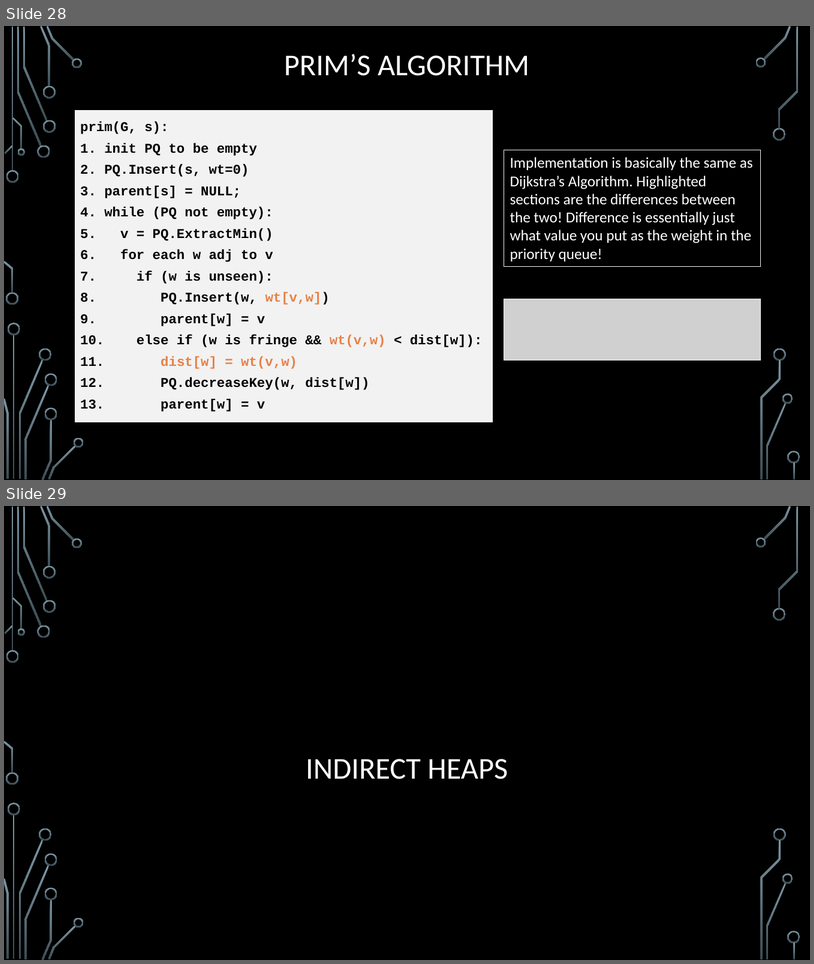
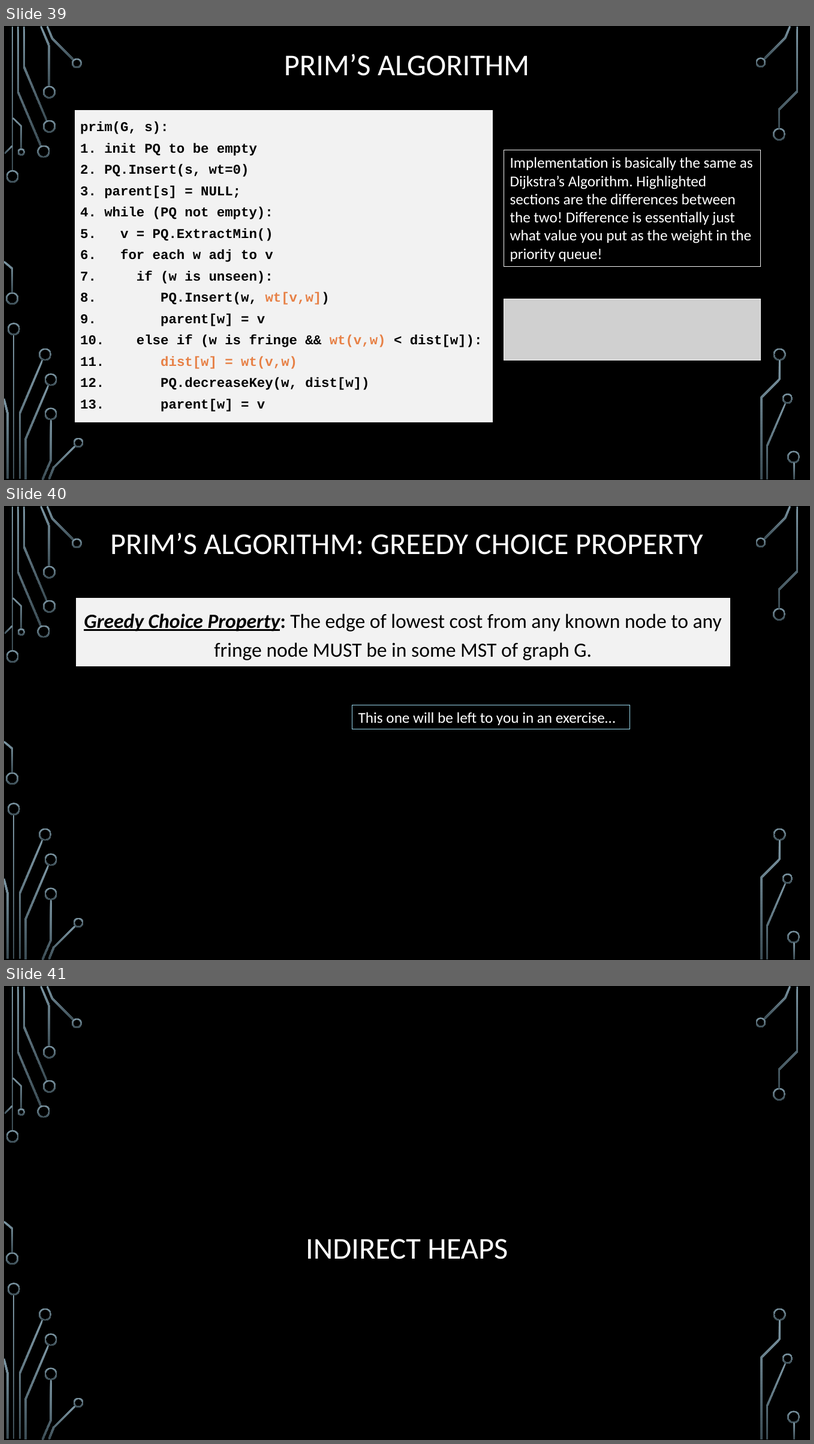
Before and after one commit to markfloryan/dsa2, a slide deck: slides/03-2-DijkstraAndPrim.pptx. Shown one above the other, each under a label of ours: slides 28 and 29 before the commit, slides 39, 40 and 41 after it. The pictures are 814x964 and 814x1444 pixels, drawn with LibreOffice and Linux fonts; fonts in the diff are those of the drawing; grey boxes stand for pictures; background and template pictures are left out. Boxes give left, top, right and bottom in pixels: in the first picture for what was removed or moved away, otherwise in the second. Text is boxed around its words. In the diff, an @@ line names an element or a change of style, - is before the commit and + after.

```diff
--- a/slides/03-2-DijkstraAndPrim.pptx
+++ b/slides/03-2-DijkstraAndPrim.pptx
@@ slide 40 added at box(4, 506, 810, 960), background picture (left out); not listed: 36 template elements that a slide beside it also shows @@
@@ title added at box(110, 532, 704, 555), 36 pt, text #FFFFFF @@
+PRIM’S ALGORITHM: GREEDY CHOICE PROPERTY
@@ rectangle added at box(75, 597, 731, 666), fill #F2F2F2, outline #000000 0.75 pt, 24 pt, text #000000 @@
+Greedy Choice Property: The edge of lowest cost from any known node to any fringe node MUST be in some MST of graph G.
@@ rectangle added at box(353, 705, 630, 729), outline #98D7EC 0.75 pt, 18 pt, text #FFFFFF @@
+This one will be left to you in an exercise…
@@ what was slide 28 is now slide 39 @@
@@ what was slide 29 is now slide 41 @@
```
Also in this commit, not shown: 8 slides changed, 11 other slides added, 1 other file.
